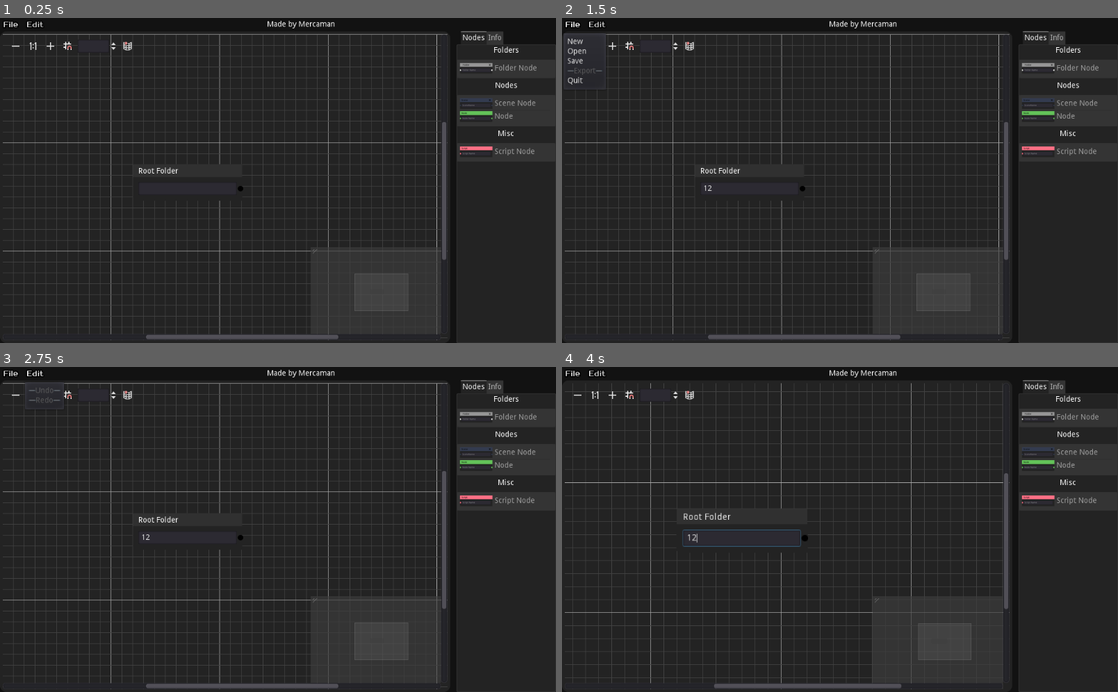
Above: before the commit, frames 1-4 (two rows, left to right).
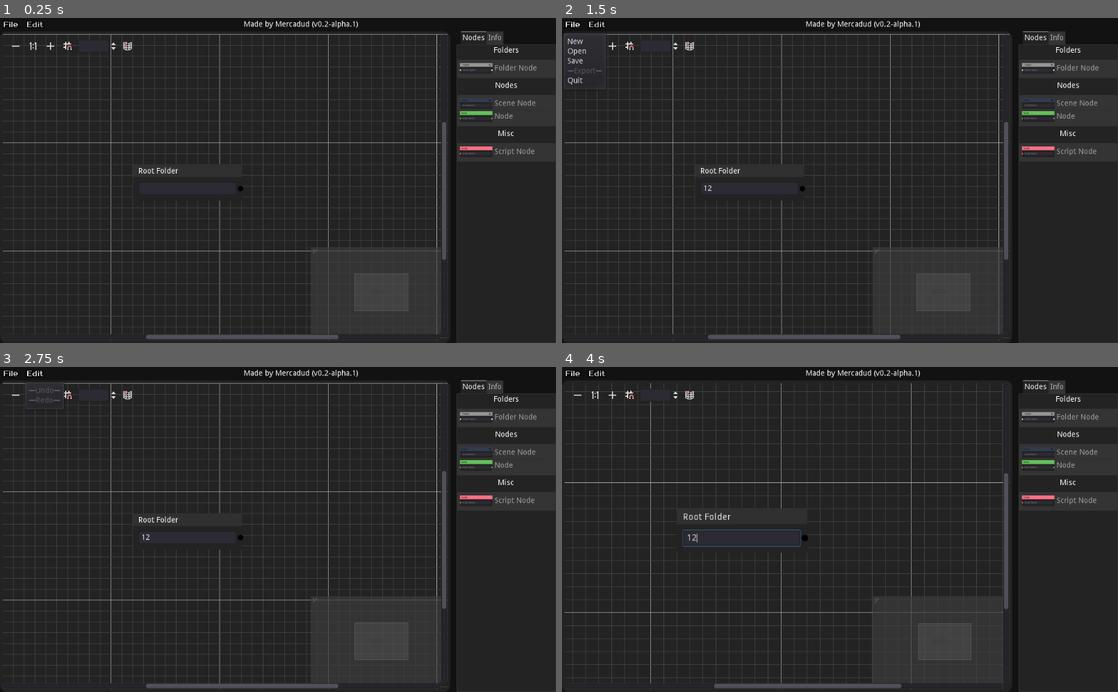
Above: after the commit, the same moments.

Repository: Mercadud/Godot-Project-Planner-Exporter
Game: Godot game, scene res://Scenes/Pages/Main Page.tscn
Two runs of this game, one before a commit and one after it. Both use one fixed random seed, a clock stepped at 60 frames per second and the inputs below.
Inputs (mouse positions are in pixels of both pictures, inside the frame that each line leads up to):
- Up to frame 1 (0.25 s): no input
- Up to frame 2 (1.5 s): click (751, 187) at 0.52 s; type "12" at 0.6 s; click "File" at 1.25 s
- Up to frame 3 (2.75 s): click "Edit" at 2 s
- Up to frame 4 (4 s): click (578, 396) at 2.75 s; click (612, 396) at 3.5 s

The runs differ from the first frame. In frame 1, 0.2% of the frame differs, in the area x 43-65%, y 0-4%; in frame 2, 0.2%; in frame 3, 0.2%; in frame 4, 0.2%.
Error in both runs: Invalid get index 'info' (on base: 'Nil'). (res://Script/Tree/editor/Folder.gd:15)

Commit message:
added version info

Diff:
--- a/Scenes/Pages/Main Page.tscn
+++ b/Scenes/Pages/Main Page.tscn
@@ -136,8 +136,9 @@
 margin_top = 5.0
 margin_right = 1024.0
 margin_bottom = 19.0
-text = "Made by Mercaman"
-align = 1
+text = "Made by Mercadud (v0.2-alpha.1)"
+align = 1
+valign = 1
 
 [node name="Editor" type="HSplitContainer" parent="Mount/MainWindow"]
 margin_top = 25.0
